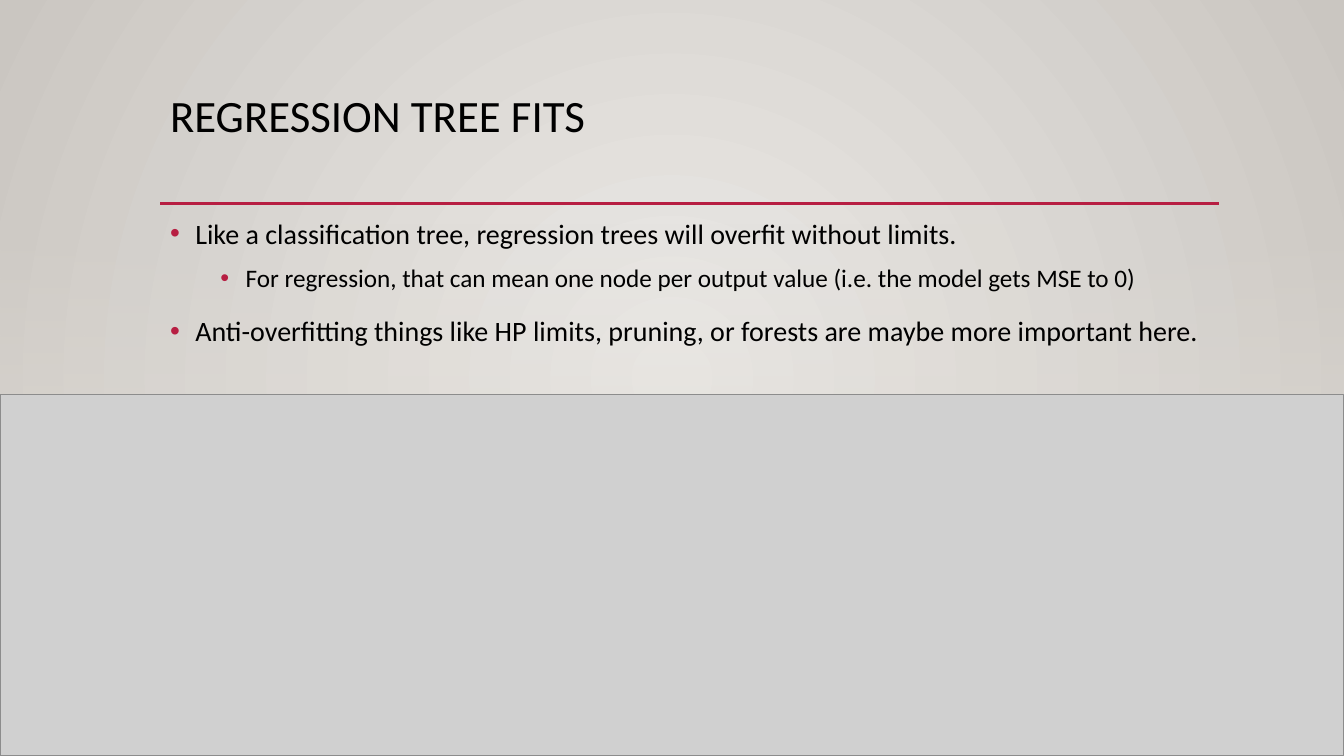
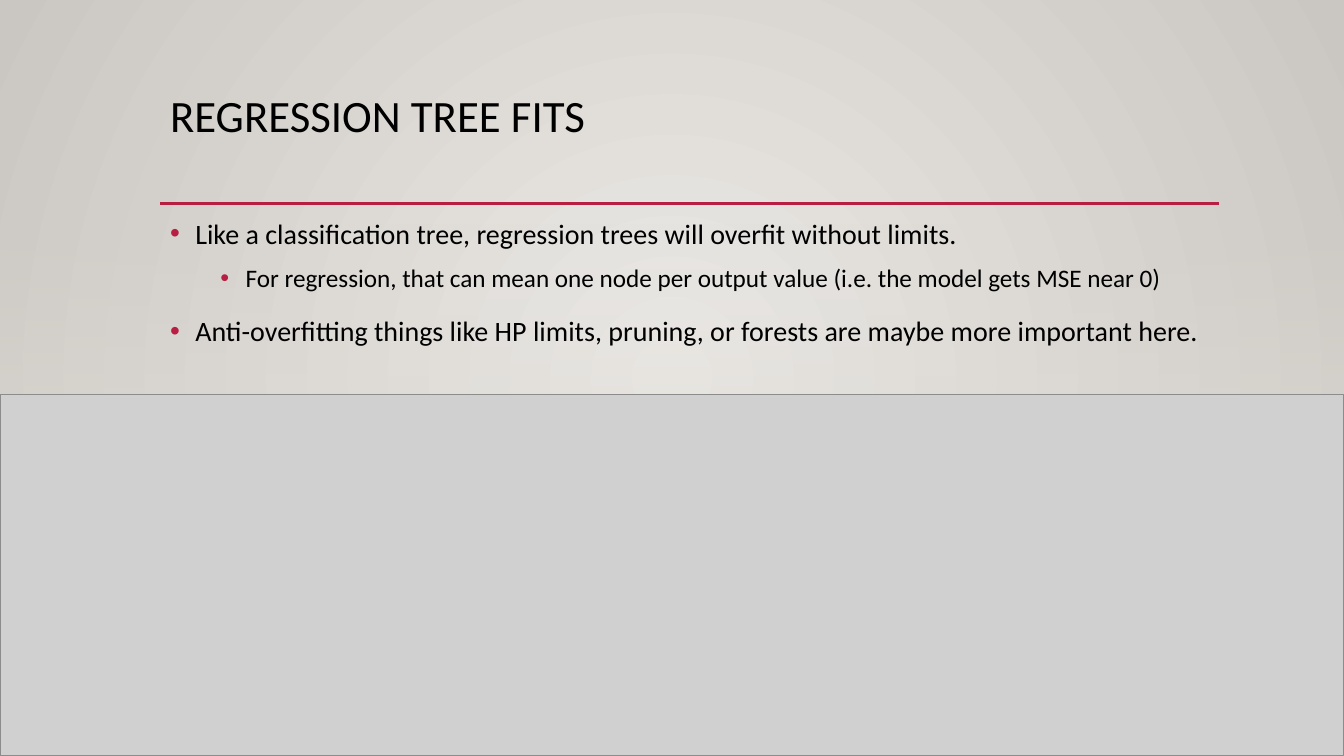
Before and after one commit to glennybarnes/Intro_to_Machine_Learning_Students, a slide deck: slide 12 of reference_content/Slides/006_regression_trees.pptx (slide 11 before the commit). Drawn at 1344x756 pixels with LibreOffice and Linux fonts; fonts in the diff are those of the drawing; grey boxes stand for pictures; background and template pictures are left out. Boxes give left, top, right and bottom in pixels: in the first picture for what was removed or moved away, otherwise in the second. Text is boxed around its words. In the diff, an @@ line names an element or a change of style, - is before the commit and + after.

```diff
--- a/reference_content/Slides/006_regression_trees.pptx
+++ b/reference_content/Slides/006_regression_trees.pptx
@@ text at (246, 268, 1160, 292): text changed @@
-  • For regression, that can mean one node per output value (i.e. the model gets MSE to 0)
+  • For regression, that can mean one node per output value (i.e. the model gets MSE near 0)
```
Also in this commit, not shown: 8 other slides changed, 5 slides added, 8 other files.
